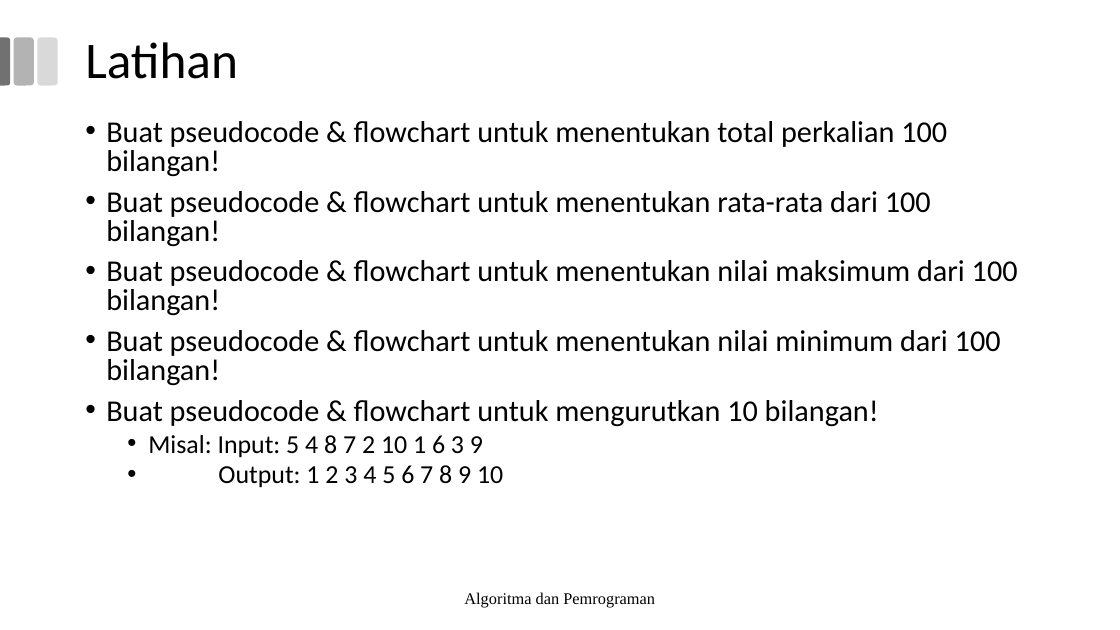
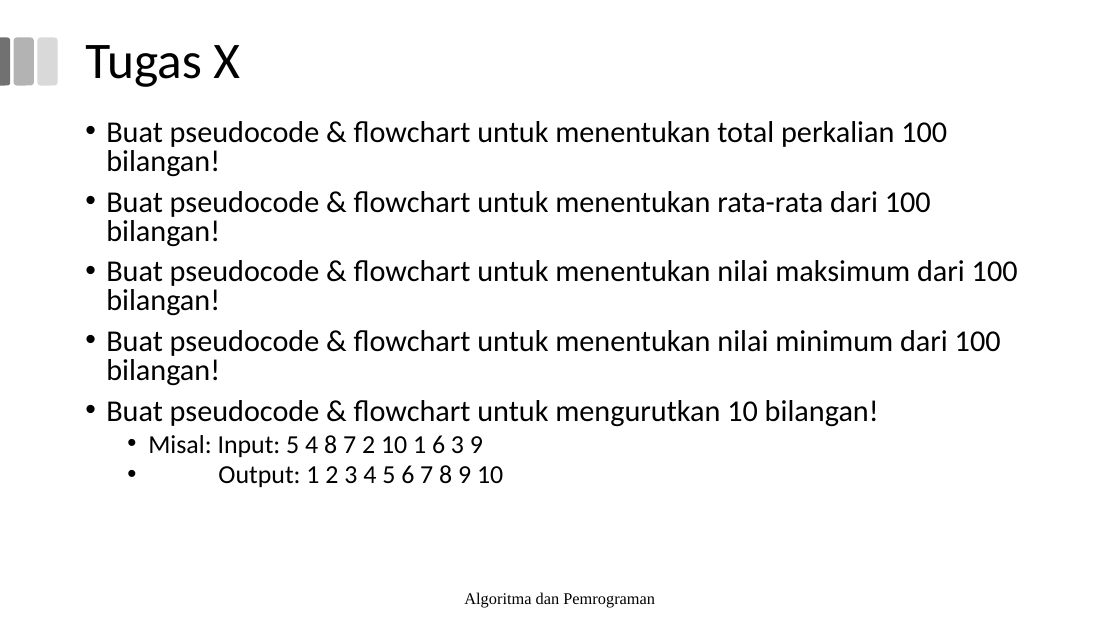
Before and after one commit to miftanurfarid/algoritme_pemrograman, a slide deck: slide 20 of slide/pertemuan_06/pertemuan_06.odp. Drawn at 1120x630 pixels with LibreOffice and Linux fonts; fonts in the diff are those of the drawing; background and template pictures are left out. Boxes give left, top, right and bottom in pixels: in the first picture for what was removed or moved away, otherwise in the second. Text is boxed around its words. In the diff, an @@ line names an element or a change of style, - is before the commit and + after.

```diff
--- a/slide/pertemuan_06/pertemuan_06.odp
+++ b/slide/pertemuan_06/pertemuan_06.odp
@@ title at (85,45,240,87): text changed @@
-Latihan
+Tugas X
```
Also in this commit, not shown: 2 other slides changed, 11 other files.
